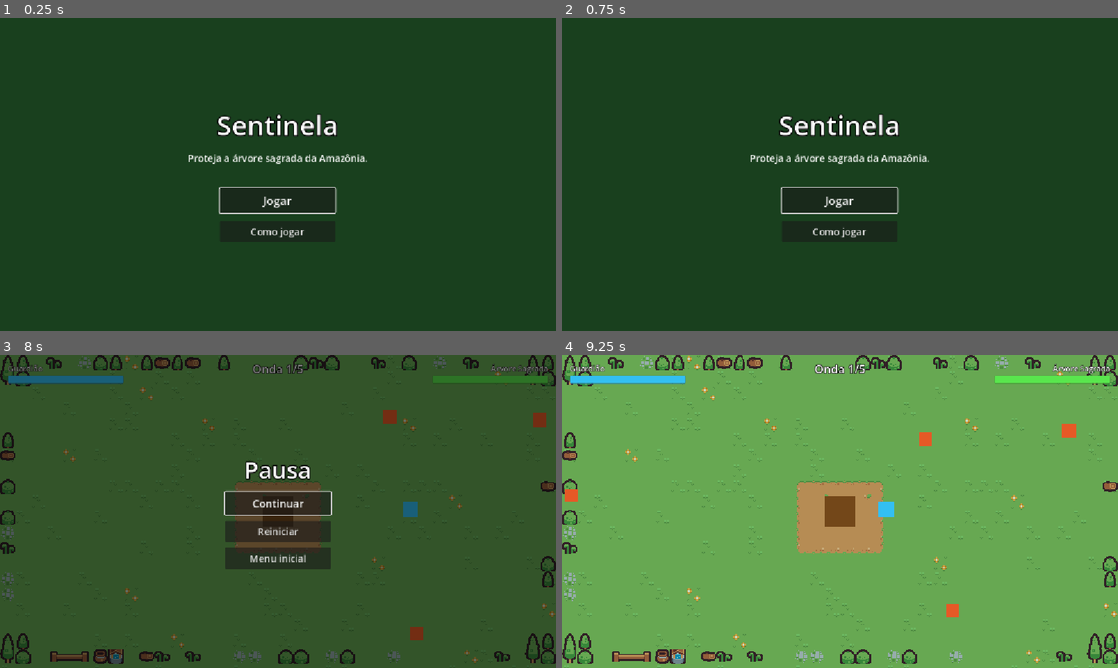
Above: before the commit, frames 1-4 (two rows, left to right).
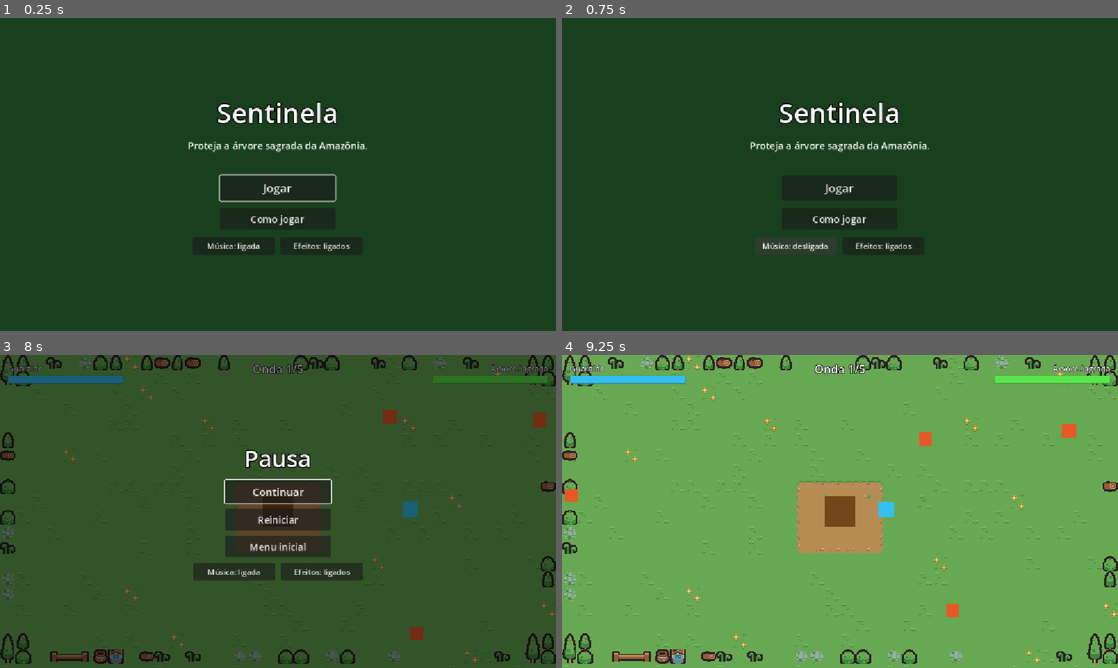
Above: after the commit, the same moments.

Repository: elian-sss/sentinela
Game: Godot game, scene res://cenas/telas/TelaInicial.tscn
Two runs of this game, one before a commit and one after it. Both use one fixed random seed, a clock stepped at 60 frames per second and the inputs below.
Inputs (mouse positions are in pixels of both pictures, inside the frame that each line leads up to):
- Up to frame 1 (0.25 s): no input
- Up to frame 2 (0.75 s): click (795, 246) at 0.5 s, where only the run after the commit has a clickable "Música: ligada"
- Up to frame 3 (8 s): click (233, 583) at 1.25 s, where only the run after the commit has a clickable "Música: desligada"; click (322, 583) at 2 s, where only the run after the commit has a clickable "Efeitos: ligados"; click (322, 583) at 2.75 s, where only the run after the commit has a clickable "Efeitos: desligados"; click "Jogar" at 3.5 s; tap Enter at 4.25 s; move the mouse to (400, 495) at 4.27 s; hold D (mover_direita) 4.28-5.03 s; tap Space (dash) at 4.35, 5.3, 5.85, 6.8, 7.35 s; click (400, 495) at 4.42 s; move the mouse to (166, 527) at 5.02 s; hold S (mover_baixo) 5.03-5.78 s; click (166, 527) at 5.1 s; move the mouse to (333, 442) at 5.77 s; hold D (mover_direita) 5.78-6.53 s; move the mouse to (250, 574) at 6.52 s; hold W (mover_cima) 6.53-7.28 s; tap R (reiniciar) at 6.6 s; click (250, 574) at 6.67 s; move the mouse to (444, 558) at 7.27 s; hold A (mover_esquerda) from 7.28 s (still down); tap Escape (pausar) at 7.9 s
- Up to frame 4 (9.25 s): release A (mover_esquerda) at 8 s; click "Continuar" at 8 s; move the mouse to (673, 464) at 8.77 s; hold A (mover_esquerda) from 8.78 s (still down); click (673, 464) at 8.85 s; tap Space (dash) at 9.05 s

The runs differ from the first frame. In frame 1, 3.4% of the frame differs, in the area x 33-66%, y 26-75%; in frame 2, 3.2%; in frame 3, 4.7%, in the area x 34-66%, y 30-72%; in frame 4, nothing differs.

Commit message:
Integra áudio com AudioManager, troca de música com fade e botões de mutar

Diff:
--- /dev/null
+++ b/cenas/audio/audio_manager.gd
@@ -0,0 +1,224 @@
+extends Node
+## Autoload de áudio: toca efeitos e músicas com troca suave (fade).
+## Liga-se sozinho aos signals das cenas quando os nós entram na árvore, sem mexer na lógica do jogo.
+## A música só começa depois do primeiro clique em um botão (exigência do navegador).
+
+const EFEITOS: Dictionary = {
+	"golpe": preload("res://assets/audio/efeitos/golpe.ogg"),
+	"dash": preload("res://assets/audio/efeitos/dash.ogg"),
+	"dano_heroi": preload("res://assets/audio/efeitos/dano_heroi.ogg"),
+	"dano_arvore": preload("res://assets/audio/efeitos/dano_arvore.ogg"),
+	"inimigo_derrotado": preload("res://assets/audio/efeitos/inimigo_derrotado.ogg"),
+	"item_fruta": preload("res://assets/audio/efeitos/item_fruta.ogg"),
+	"item_erva": preload("res://assets/audio/efeitos/item_erva.ogg"),
+	"escudo": preload("res://assets/audio/efeitos/escudo.ogg"),
+	"onda_iniciada": preload("res://assets/audio/efeitos/onda_iniciada.ogg"),
+	"motosserra": preload("res://assets/audio/efeitos/motosserra.ogg"),
+	"escavadeira_investida": preload("res://assets/audio/efeitos/escavadeira_investida.ogg"),
+	"vitoria": preload("res://assets/audio/efeitos/vitoria.ogg"),
+	"derrota": preload("res://assets/audio/efeitos/derrota.ogg"),
+	"clique": preload("res://assets/audio/efeitos/clique.ogg"),
+	"pausa": preload("res://assets/audio/efeitos/pausa.ogg"),
+}
+const MUSICAS: Dictionary = {
+	"menu": preload("res://assets/audio/musica/musica_menu.ogg"),
+	"combate": preload("res://assets/audio/musica/musica_combate.ogg"),
+	"chefe": preload("res://assets/audio/musica/musica_chefe.ogg"),
+}
+
+const VOLUME_MUSICA_DB: float = -6.0
+const VOLUME_EFEITOS_DB: float = 0.0
+const DURACAO_FADE: float = 1.0
+const VOLUME_SILENCIO_DB: float = -40.0
+const VOZES_DE_EFEITO: int = 12
+const VARIACAO_PITCH: float = 0.08 ## ±8% nos sons que repetem muito
+const COM_VARIACAO_DE_PITCH: Array[String] = ["golpe", "dano_heroi", "dano_arvore", "inimigo_derrotado"]
+## Intervalo mínimo (s) entre dois toques do mesmo som, para não embolar quando muitos acontecem juntos.
+const INTERVALO_MINIMO: Dictionary = {"dano_arvore": 0.25, "motosserra": 0.6, "inimigo_derrotado": 0.05}
+const PITCH_MOTOR_CHEFE: float = 0.6
+const BUS_MUSICA: String = "Musica"
+const BUS_EFEITOS: String = "Efeitos"
+const CENA_MENU: String = "res://cenas/telas/TelaInicial.tscn"
+const CENA_PAUSA: String = "res://cenas/telas/TelaPausa.tscn"
+const CENA_MOTOSSERRISTA: String = "res://cenas/inimigo/Motosserrista.tscn"
+
+var _vozes: Array[AudioStreamPlayer] = []
+var _proxima_voz: int = 0
+var _ultimo_toque: Dictionary = {}
+var _musica_ativa: AudioStreamPlayer
+var _musica_reserva: AudioStreamPlayer
+var _musica_atual: String = ""
+var _audio_liberado: bool = false
+
+
+func _ready() -> void:
+	process_mode = Node.PROCESS_MODE_ALWAYS
+	_criar_bus(BUS_MUSICA, VOLUME_MUSICA_DB)
+	_criar_bus(BUS_EFEITOS, VOLUME_EFEITOS_DB)
+	for i in VOZES_DE_EFEITO:
+		_vozes.append(_novo_player(BUS_EFEITOS))
+	_musica_ativa = _novo_player(BUS_MUSICA)
+	_musica_reserva = _novo_player(BUS_MUSICA)
+	for musica: AudioStreamOggVorbis in MUSICAS.values():
+		musica.loop = true
+	get_tree().node_added.connect(_ao_adicionar_no)
+
+
+# ---------------------------------------------------------------- API pública
+
+func tocar(nome: String, pitch: float = 1.0) -> void:
+	var agora: float = Time.get_ticks_msec() / 1000.0
+	if agora - _ultimo_toque.get(nome, -INF) < INTERVALO_MINIMO.get(nome, 0.0):
+		return
+	_ultimo_toque[nome] = agora
+	var voz: AudioStreamPlayer = _vozes[_proxima_voz]
+	_proxima_voz = (_proxima_voz + 1) % _vozes.size()
+	if nome in COM_VARIACAO_DE_PITCH:
+		pitch *= 1.0 + randf_range(-VARIACAO_PITCH, VARIACAO_PITCH)
+	voz.stream = EFEITOS[nome]
+	voz.pitch_scale = pitch
+	voz.play()
+
+
+## Troca de música com fade cruzado. Repetir a música atual não reinicia nada.
+func tocar_musica(nome: String) -> void:
+	if not _audio_liberado or nome == _musica_atual:
+		return
+	_musica_atual = nome
+	var saindo: AudioStreamPlayer = _musica_ativa
+	_musica_ativa = _musica_reserva
+	_musica_reserva = saindo
+	_musica_ativa.stream = MUSICAS[nome]
+	_musica_ativa.volume_db = VOLUME_SILENCIO_DB
+	_musica_ativa.play()
+	_fade(_musica_ativa, 0.0)
+	_fade(saindo, VOLUME_SILENCIO_DB, true)
+
+
+func parar_musica() -> void:
+	_musica_atual = ""
+	_fade(_musica_ativa, VOLUME_SILENCIO_DB, true)
+
+
+func alternar_musica() -> void:
+	_alternar_bus(BUS_MUSICA)
+
+
+func alternar_efeitos() -> void:
+	_alternar_bus(BUS_EFEITOS)
+
+
+func musica_ligada() -> bool:
+	return not AudioServer.is_bus_mute(AudioServer.get_bus_index(BUS_MUSICA))
+
+
+func efeitos_ligados() -> bool:
+	return not AudioServer.is_bus_mute(AudioServer.get_bus_index(BUS_EFEITOS))
+
+
+# ---------------------------------------------------------------- ligação com as cenas
+
+func _ao_adicionar_no(no: Node) -> void:
+	if no is Button:
+		no.pressed.connect(_ao_clicar_botao)
+	elif no is Heroi:
+		no.atacou.connect(tocar.bind("golpe"))
+		no.dash_iniciado.connect(tocar.bind("dash"))
+		no.dano_recebido.connect(tocar.bind("dano_heroi"))
+	elif no is Arvore:
+		no.dano_recebido.connect(tocar.bind("dano_arvore"))
+	elif no is Item:
+		no.coletado.connect(_ao_coletar_item)
+	elif no is GerenteDeOndas:
+		no.onda_iniciada.connect(_ao_iniciar_onda.bind(no))
+		no.onda_concluida.connect(_ao_concluir_onda.bind(no))
+	elif no is GerenteDoJogo:
+		no.vitoria.connect(_ao_terminar_partida.bind("vitoria"))
+		no.derrota.connect(_ao_terminar_partida.bind("derrota").unbind(1))
+	elif no.scene_file_path == CENA_PAUSA:
+		no.visibility_changed.connect(_ao_mudar_pausa.bind(no))
+	elif no.scene_file_path == CENA_MENU:
+		tocar_musica("menu")
+	if no.is_in_group("inimigos"):
+		_ligar_inimigo(no)
+
+
+func _ligar_inimigo(inimigo: Node) -> void:
+	inimigo.morreu.connect(tocar.bind("inimigo_derrotado").unbind(1))
+	if inimigo is Chefe:
+		inimigo.investiu.connect(tocar.bind("escavadeira_investida"))
+		tocar("motosserra", PITCH_MOTOR_CHEFE)
+	elif inimigo.scene_file_path == CENA_MOTOSSERRISTA:
+		tocar("motosserra")
+
+
+func _ao_clicar_botao() -> void:
+	tocar("clique")
+	if _audio_liberado:
+		return
+	_audio_liberado = true
+	if get_tree().current_scene and get_tree().current_scene.scene_file_path == CENA_MENU:
+		tocar_musica("menu")
+
+
+func _ao_coletar_item(tipo: Item.Tipo) -> void:
+	match tipo:
+		Item.Tipo.FRUTA:
+			tocar("item_fruta")
+		Item.Tipo.ERVA:
+			tocar("item_erva")
+		Item.Tipo.ESCUDO:
+			tocar("escudo")
+
+
+func _ao_iniciar_onda(numero: int, gerente: GerenteDeOndas) -> void:
+	_audio_liberado = true
+	tocar("onda_iniciada")
+	tocar_musica("chefe" if numero == gerente.total_de_ondas() else "combate")
+
+
+## Na pausa entre ondas volta o tema calmo. Depois da última onda quem decide é a vitória.
+func _ao_concluir_onda(numero: int, gerente: GerenteDeOndas) -> void:
+	if numero < gerente.total_de_ondas():
+		tocar_musica("menu")
+
+
+func _ao_terminar_partida(efeito: String) -> void:
+	parar_musica()
+	tocar(efeito)
+
+
+func _ao_mudar_pausa(tela: CanvasLayer) -> void:
+	if tela.visible:
+		tocar("pausa")
+
+
+# ---------------------------------------------------------------- internos
+
+func _criar_bus(nome: String, volume_db: float) -> void:
+	if AudioServer.get_bus_index(nome) != -1:
+		return
+	AudioServer.add_bus()
+	var indice: int = AudioServer.bus_count - 1
+	AudioServer.set_bus_name(indice, nome)
+	AudioServer.set_bus_volume_db(indice, volume_db)
+	AudioServer.set_bus_send(indice, "Master")
+
+
+func _novo_player(bus: String) -> AudioStreamPlayer:
+	var player := AudioStreamPlayer.new()
+	player.bus = bus
+	add_child(player)
+	return player
+
+
+func _fade(player: AudioStreamPlayer, volume_final_db: float, parar_no_fim: bool = false) -> void:
+	var tween: Tween = create_tween()
+	tween.tween_property(player, "volume_db", volume_final_db, DURACAO_FADE)
+	if parar_no_fim:
+		tween.tween_callback(player.stop)
+
+
+func _alternar_bus(nome: String) -> void:
+	var indice: int = AudioServer.get_bus_index(nome)
+	AudioServer.set_bus_mute(indice, not AudioServer.is_bus_mute(indice))
--- a/cenas/chefe/chefe.gd
+++ b/cenas/chefe/chefe.gd
@@ -7,6 +7,7 @@
 
 signal vida_alterada(atual: int, maxima: int)
 signal morreu(posicao: Vector2)
+signal investiu
 
 enum Estado { AVANCANDO, AVISANDO, INVESTINDO, ATORDOADO }
 
@@ -130,6 +131,8 @@
 	_linha_aviso.visible = novo == Estado.AVISANDO
 	if novo == Estado.AVISANDO:
 		_mirar_no_heroi()
+	elif novo == Estado.INVESTINDO:
+		investiu.emit()
 
 
 ## Trava a direção da investida no herói e desenha a linha de aviso nessa direção.
--- a/cenas/heroi/heroi.gd
+++ b/cenas/heroi/heroi.gd
@@ -5,6 +5,8 @@
 signal vida_alterada(atual: int, maxima: int)
 signal morreu
 signal dano_recebido
+signal atacou
+signal dash_iniciado
 
 const CENA_GOLPE: PackedScene = preload("res://cenas/heroi/Golpe.tscn")
 
@@ -70,6 +72,7 @@
 	_direcao_dash = _direcao_olhar
 	_tempo_dash_restante = duracao_dash
 	_tempo_cooldown_restante = cooldown_dash
+	dash_iniciado.emit()
 
 
 func _atacar() -> void:
@@ -80,6 +83,7 @@
 	golpe.position = direcao * distancia_golpe
 	golpe.rotation = direcao.angle()
 	add_child(golpe)
+	atacou.emit()
 
 
 ## Clique mira no mouse; tecla J ataca na última direção de movimento.
--- a/cenas/item/item.gd
+++ b/cenas/item/item.gd
@@ -3,6 +3,8 @@
 ## Item que cai dos inimigos. A fruta cura o herói, a erva cura a árvore de longe
 ## e o escudo deixa o herói imune a dano por alguns segundos.
 ## Some depois de um tempo no chão, piscando no fim.
+
+signal coletado(tipo: Tipo)
 
 enum Tipo { FRUTA, ERVA, ESCUDO }
 
@@ -42,6 +44,7 @@
 func _ao_tocar_corpo(corpo: Node2D) -> void:
 	if corpo is Heroi:
 		_aplicar_efeito(corpo)
+		coletado.emit(tipo)
 		queue_free()
 
 
--- /dev/null
+++ b/cenas/telas/BotoesSom.tscn
@@ -0,0 +1,20 @@
+[gd_scene load_steps=2 format=3]
+
+[ext_resource type="Script" path="res://cenas/telas/botoes_som.gd" id="1_botoes_som"]
+
+[node name="BotoesSom" type="HBoxContainer"]
+alignment = 1
+theme_override_constants/separation = 12
+script = ExtResource("1_botoes_som")
+
+[node name="BotaoMusica" type="Button" parent="."]
+custom_minimum_size = Vector2(170, 36)
+layout_mode = 2
+theme_override_font_sizes/font_size = 16
+text = "Música: ligada"
+
+[node name="BotaoEfeitos" type="Button" parent="."]
+custom_minimum_size = Vector2(170, 36)
+layout_mode = 2
+theme_override_font_sizes/font_size = 16
+text = "Efeitos: ligados"
--- a/cenas/telas/TelaInicial.tscn
+++ b/cenas/telas/TelaInicial.tscn
@@ -1,6 +1,7 @@
-[gd_scene load_steps=2 format=3]
+[gd_scene load_steps=3 format=3]
 
 [ext_resource type="Script" path="res://cenas/telas/tela_inicial.gd" id="1_tela_inicial"]
+[ext_resource type="PackedScene" path="res://cenas/telas/BotoesSom.tscn" id="2_botoes_som"]
 
 [node name="TelaInicial" type="Control"]
 layout_mode = 3
@@ -65,6 +66,9 @@
 theme_override_font_sizes/font_size = 20
 text = "Como jogar"
 
+[node name="BotoesSom" parent="Centro/Menu" instance=ExtResource("2_botoes_som")]
+layout_mode = 2
+
 [node name="ComoJogar" type="VBoxContainer" parent="Centro"]
 visible = false
 layout_mode = 2
--- a/cenas/telas/TelaPausa.tscn
+++ b/cenas/telas/TelaPausa.tscn
@@ -1,6 +1,7 @@
-[gd_scene load_steps=2 format=3]
+[gd_scene load_steps=3 format=3]
 
 [ext_resource type="Script" path="res://cenas/telas/tela_pausa.gd" id="1_tela_pausa"]
+[ext_resource type="PackedScene" path="res://cenas/telas/BotoesSom.tscn" id="2_botoes_som"]
 
 [node name="TelaPausa" type="CanvasLayer"]
 process_mode = 3
@@ -55,3 +56,6 @@
 size_flags_horizontal = 4
 theme_override_font_sizes/font_size = 20
 text = "Menu inicial"
+
+[node name="BotoesSom" parent="Centro/Caixa" instance=ExtResource("2_botoes_som")]
+layout_mode = 2
--- /dev/null
+++ b/cenas/telas/botoes_som.gd
@@ -0,0 +1,26 @@
+extends HBoxContainer
+## Botões de ligar/desligar música e efeitos, usados no menu inicial e na pausa.
+
+@onready var _botao_musica: Button = $BotaoMusica
+@onready var _botao_efeitos: Button = $BotaoEfeitos
+
+
+func _ready() -> void:
+	_botao_musica.pressed.connect(_alternar_musica)
+	_botao_efeitos.pressed.connect(_alternar_efeitos)
+	_atualizar_textos()
+
+
+func _alternar_musica() -> void:
+	AudioManager.alternar_musica()
+	_atualizar_textos()
+
+
+func _alternar_efeitos() -> void:
+	AudioManager.alternar_efeitos()
+	_atualizar_textos()
+
+
+func _atualizar_textos() -> void:
+	_botao_musica.text = "Música: " + ("ligada" if AudioManager.musica_ligada() else "desligada")
+	_botao_efeitos.text = "Efeitos: " + ("ligados" if AudioManager.efeitos_ligados() else "desligados")
--- a/project.godot
+++ b/project.godot
@@ -14,6 +14,10 @@
 run/main_scene="res://cenas/telas/TelaInicial.tscn"
 config/features=PackedStringArray("4.7", "GL Compatibility")
 config/icon="res://icon.svg"
+
+[autoload]
+
+AudioManager="*res://cenas/audio/audio_manager.gd"
 
 [display]
 
Not shown, added: cenas/audio/audio_manager.gd.uid
Not shown, added: cenas/telas/botoes_som.gd.uid
Not shown, changed: CREDITOS.md
